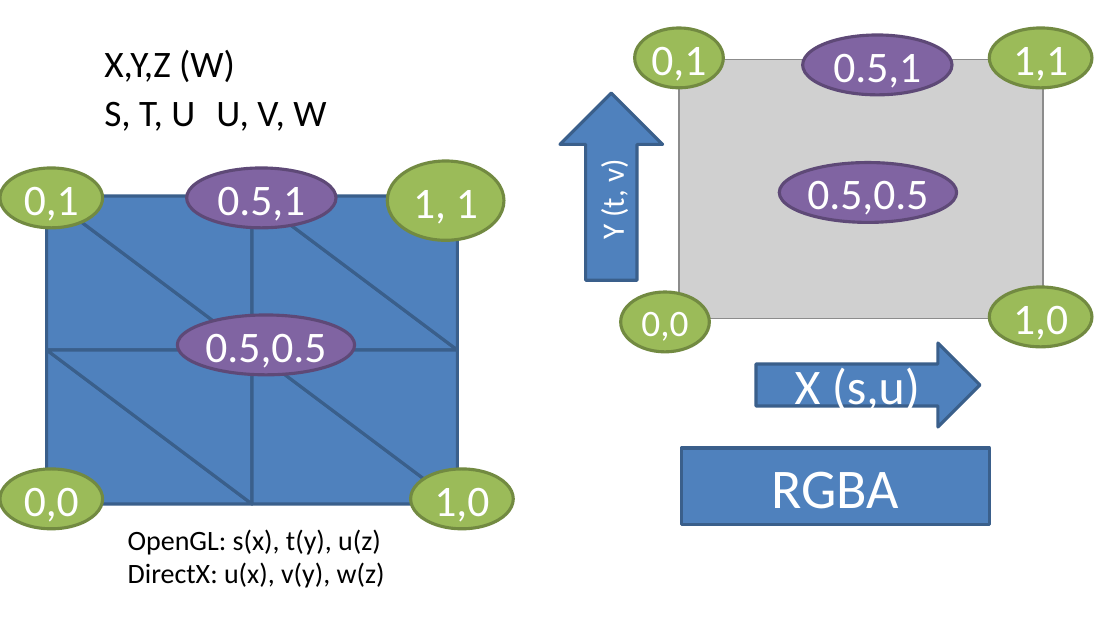
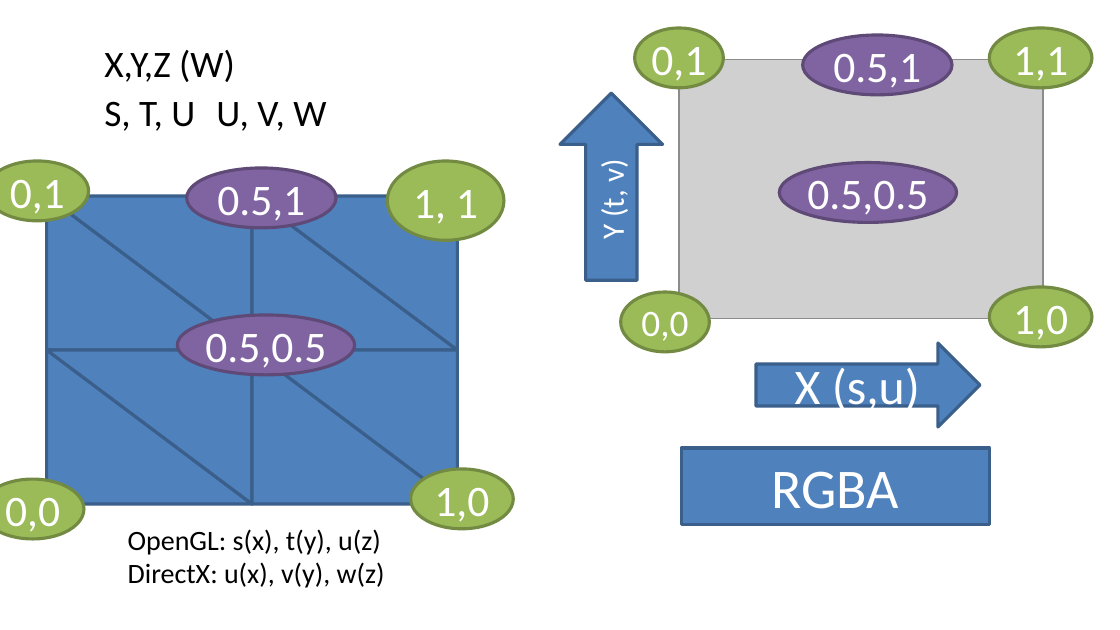
Before and after one commit to FeeneyCodes/GDP202425, a slide deck: slide 9 of 6028_Graph_1/D2D/W08-texturing/Texture mapping maddness_Key_Ending_Slide.pptx. Drawn at 1120x630 pixels with LibreOffice and Linux fonts; fonts in the diff are those of the drawing; grey boxes stand for pictures. Boxes give left, top, right and bottom in pixels: in the first picture for what was removed or moved away, otherwise in the second. Text is boxed around its words. In the diff, an @@ line names an element or a change of style, - is before the commit and + after.

```diff
--- a/6028_Graph_1/D2D/W08-texturing/Texture mapping maddness_Key_Ending_Slide.pptx
+++ b/6028_Graph_1/D2D/W08-texturing/Texture mapping maddness_Key_Ending_Slide.pptx
@@ ellipse "0,1": place and size @@
-ellipse "0,1" at <box>0,168,103,227</box>
+ellipse "0,1" at <box>0,161,88,221</box>
@@ ellipse "0,0": place and size @@
-ellipse "0,0" at <box>0,469,103,529</box>
+ellipse "0,0" at <box>0,479,84,539</box>
```
Also in this commit, not shown: 1 other slide changed, 3 other files.
